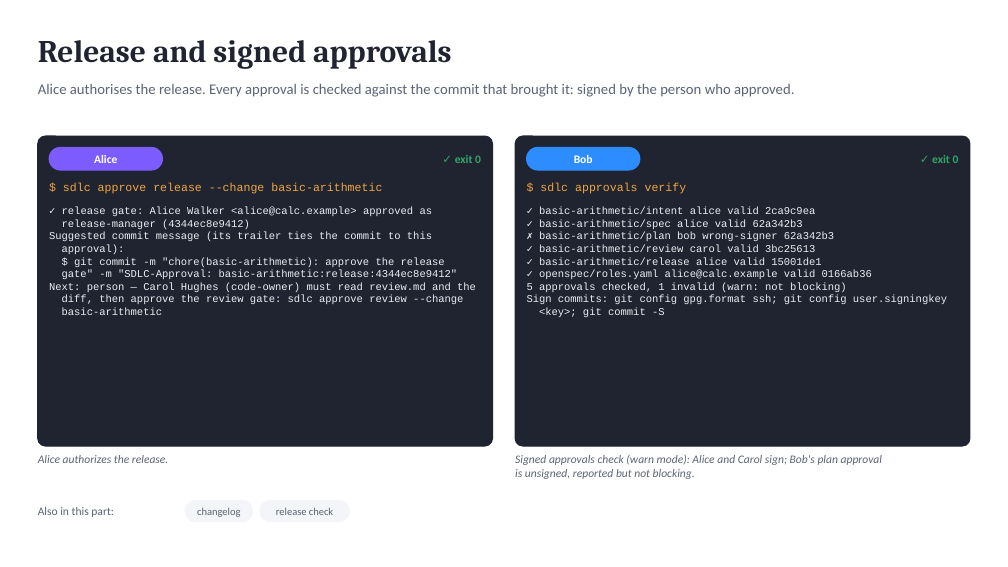
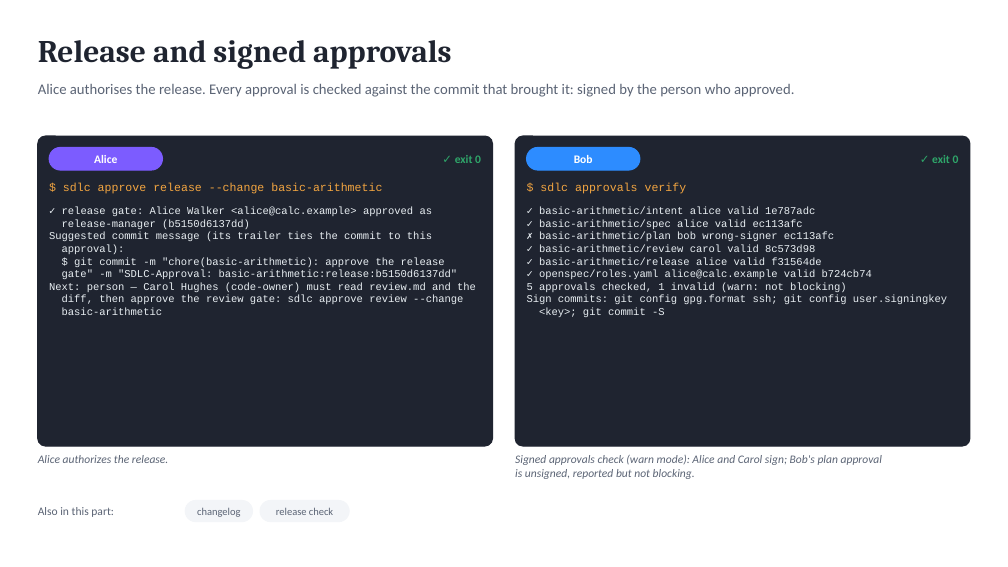
Before and after one commit to marin-ai-tech/sdlc, a slide deck: slide 13 of docs/demo/sdlc-calculator-demo.en.pptx. Drawn at 1008x567 pixels with LibreOffice and Linux fonts; fonts in the diff are those of the drawing. Boxes give left, top, right and bottom in pixels: in the first picture for what was removed or moved away, otherwise in the second. Text is boxed around its words. In the diff, an @@ line names an element or a change of style, - is before the commit and + after.

```diff
--- a/docs/demo/sdlc-calculator-demo.en.pptx
+++ b/docs/demo/sdlc-calculator-demo.en.pptx
@@ text at (x1=539, y1=207, x2=872, y2=279): text changed @@
-✓ basic-arithmetic/intent alice valid 2ca9c9ea
-✓ basic-arithmetic/spec alice valid 62a342b3
-✗ basic-arithmetic/plan bob wrong-signer 62a342b3
-✓ basic-arithmetic/review carol valid 3bc25613
-✓ basic-arithmetic/release alice valid 15001de1
-✓ openspec/roles.yaml alice@calc.example valid 0166ab36
+✓ basic-arithmetic/intent alice valid 1e787adc
+✓ basic-arithmetic/spec alice valid ec113afc
+✗ basic-arithmetic/plan bob wrong-signer ec113afc
+✓ basic-arithmetic/review carol valid 8c573d98
+✓ basic-arithmetic/release alice valid f31564de
+✓ openspec/roles.yaml alice@calc.example valid b724cb74
@@ text at (x1=62, y1=220, x2=250, y2=229): text changed @@
-release-manager (4344ec8e9412)
+release-manager (b5150d6137dd)
@@ text at (x1=62, y1=270, x2=458, y2=279): text changed @@
-gate" -m "SDLC-Approval: basic-arithmetic:release:4344ec8e9412"
+gate" -m "SDLC-Approval: basic-arithmetic:release:b5150d6137dd"
```
Also in this commit, not shown: 5 other slides changed, 41 other files.
